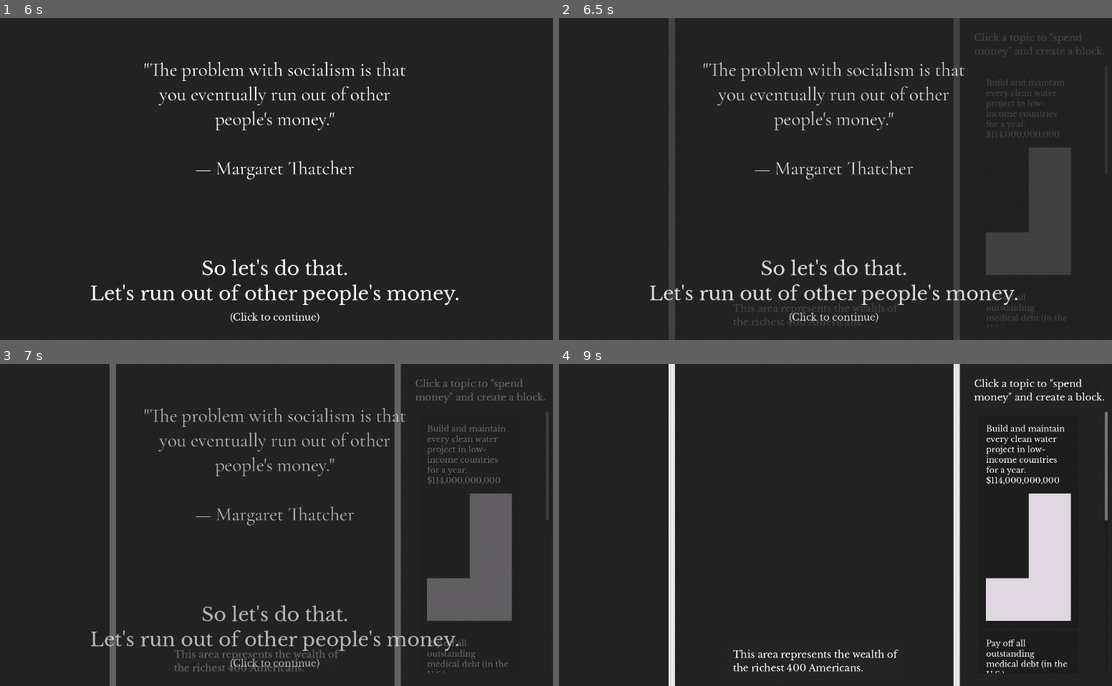
Above: before the commit, frames 1-4 (two rows, left to right).
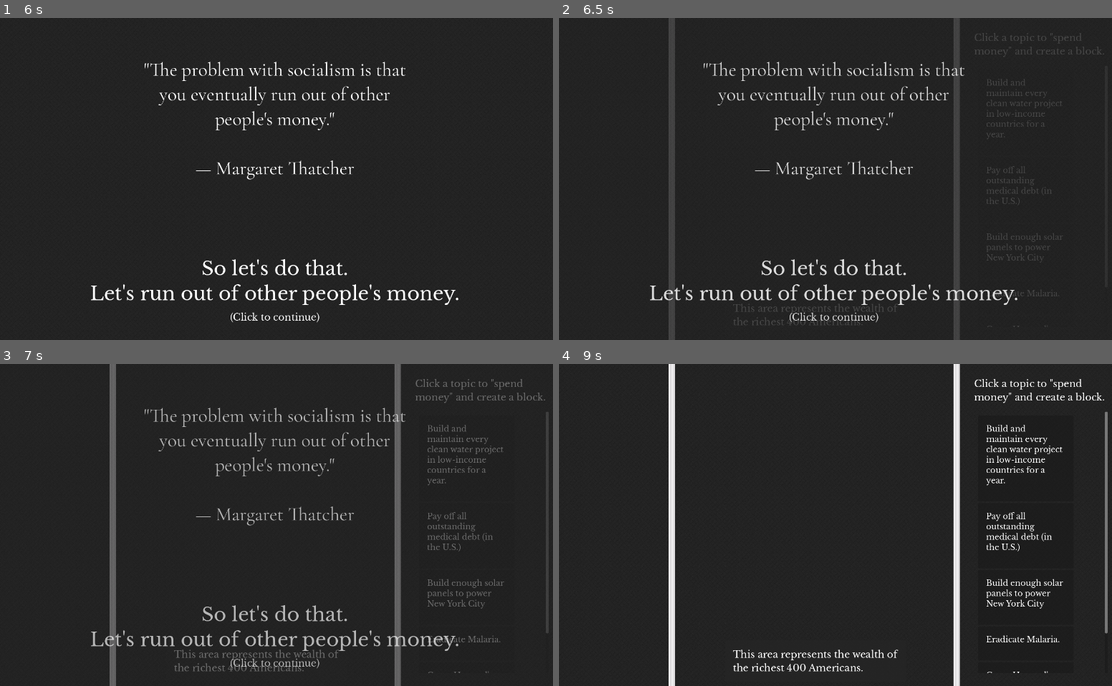
Above: after the commit, the same moments.

Repository: kksgandhi/other-peoples-money
Game: Godot game, scene res://scenes/game.tscn
Two runs of this game, one before a commit and one after it. Both use one fixed random seed, a clock stepped at 60 frames per second and the inputs below.
Inputs (mouse positions are in pixels of both pictures, inside the frame that each line leads up to):
- Up to frame 1 (6 s): tap A at 0.5, 2, 2.75, 3.5, 4.25, 5 s; move the mouse to (403, 162) at 0.52 s; hold Right (right) 0.53-1.25 s; tap S (rotate) at 0.6, 2.1, 2.85, 3.6, 4.35, 5.1, 5.85 s; click (403, 162) at 0.67 s; click (470, 175) at 1.27 s; move the mouse to (160, 195) at 2.02 s; hold Left (left) 2.03-2.78 s; click (160, 195) at 2.17 s; move the mouse to (331, 108) at 2.77 s; hold Right (right) 2.78-4.28 s; click (331, 108) at 2.92 s; move the mouse to (248, 243) at 3.52 s; click (248, 243) at 3.67 s; move the mouse to (447, 227) at 4.27 s; hold Left (left) from 4.28 s (still down); click (447, 227) at 4.42 s; move the mouse to (105, 130) at 5.02 s; click (105, 130) at 5.17 s; move the mouse to (304, 179) at 5.77 s; click (304, 179) at 5.92 s
- Up to frame 2 (6.5 s): keep holding Left (left)
- Up to frame 3 (7 s): move the mouse to (188, 444) at 6.52 s; release Left (left) at 6.53 s; hold Right (right) from 6.53 s (still down); tap S (rotate) at 6.6 s; click (188, 444) at 6.67 s
- Up to frame 4 (9 s): move the mouse to (962, 508) at 7.27 s; tap S (rotate) at 7.35, 8.1, 8.85 s; click (962, 508) at 7.42 s; move the mouse to (719, 541) at 8.02 s; click (719, 541) at 8.17 s; move the mouse to (890, 454) at 8.77 s; release Right (right) at 8.78 s; hold Left (left) from 8.78 s (still down); click (890, 454) at 8.92 s

Frame 1 is identical in both runs. In frame 2, 4.2% of the frame differs, in the area x 77-93%, y 18-96%; in frame 3, 5.0%; in frame 4, 5.6%, in the area x 77-100%, y 18-96%.

Commit message:
add feature flag to hide init cost info

Diff:
--- a/game/scenes/game.gd
+++ b/game/scenes/game.gd
@@ -84,15 +84,15 @@
 
 
 func spawn_tetromino(tetro_info: TetroInfo) -> void:
-  # const tetromino_scene = preload("res://scenes/tetrominos/tetromino_s.tscn")
   var spawned_tetromino := (load("res://scenes/tetrominos/" + tetro_info.sprite + ".tscn") as PackedScene).instantiate() as Tetromino
   %tetrominos.add_child(spawned_tetromino)
   spawned_tetromino.position = spawn_location.position
   spawned_tetromino.scale = Vector2(1, 1) * Globals.get_tetromino_scale(tetro_info.cost)
   spawned_tetromino.set_color(tetro_info.color)
-  spawned_tetromino.set_tooltips(tetro_info.title)
+  var tooltip := tetro_info.title + " $" + Globals.comma_sep(tetro_info.cost) if Globals.hide_cost else tetro_info.title
+  spawned_tetromino.set_tooltips(tooltip)
 
-  remaining_wealth -= tetro_info.cost * 1000
+  remaining_wealth -= tetro_info.cost * 1_000
 
   if not have_block_instructions_faded_in:
     have_block_instructions_faded_in = true
--- a/game/scenes/game.tscn
+++ b/game/scenes/game.tscn
@@ -542,6 +542,7 @@
 offset_top = 695.0
 offset_right = 901.0
 offset_bottom = 800.0
+mouse_filter = 2
 theme_override_styles/panel = SubResource("StyleBoxFlat_7luns")
 
 [node name="MarginContainer" type="MarginContainer" parent="Sidebar/PanelContainer"]
--- a/game/scenes/globals.gd
+++ b/game/scenes/globals.gd
@@ -3,6 +3,8 @@
 var thousands_of_dollars_per_pixel := 10_000.0 / 4.0
 
 var top_400_wealth := 4_000_000_000_000.0
+
+var hide_cost := true
 
 func get_tetromino_scale(cost: float) -> float:
   return sqrt(float(cost) / thousands_of_dollars_per_pixel / 4.0)
--- a/game/scenes/tetrominos/tetro_choice_item.gd
+++ b/game/scenes/tetrominos/tetro_choice_item.gd
@@ -14,14 +14,23 @@
 
 func update_displayed_information(input_tetromino_information: TetroInfo) -> void:
   tetromino_information = input_tetromino_information
-  tetromino_icon.custom_minimum_size = tetromino_icon.texture.get_size() * Globals.get_tetromino_scale(input_tetromino_information.cost)
+
+  tetromino_icon.custom_minimum_size =\
+      tetromino_icon.texture.get_size()\
+      * Globals.get_tetromino_scale(input_tetromino_information.cost)\
+
+      if not Globals.hide_cost else Vector2.ZERO
+
   var tetromino_texture := tetromino_resources[rng.randi() % tetromino_resources.size()]
   tetromino_icon.texture = load("res://assets/images/" + tetromino_texture + ".png") as Texture
   tetromino_information.sprite = tetromino_texture
   tetromino_title.clear()
   tetromino_title.append_text(tetromino_information.title)
-  tetromino_title.append_text("\n$")
-  tetromino_title.append_text(Globals.comma_sep(tetromino_information.cost * 1000))
+  tetromino_title.append_text("\n")
+  if not Globals.hide_cost:
+    tetromino_title.append_text("$")
+    tetromino_title.append_text(Globals.comma_sep(tetromino_information.cost * 1000))
+
   var color_choice := colors[rng.randi() % colors.size()]
   tetromino_icon.modulate = Color(color_choice)
   tetromino_information.color = color_choice
